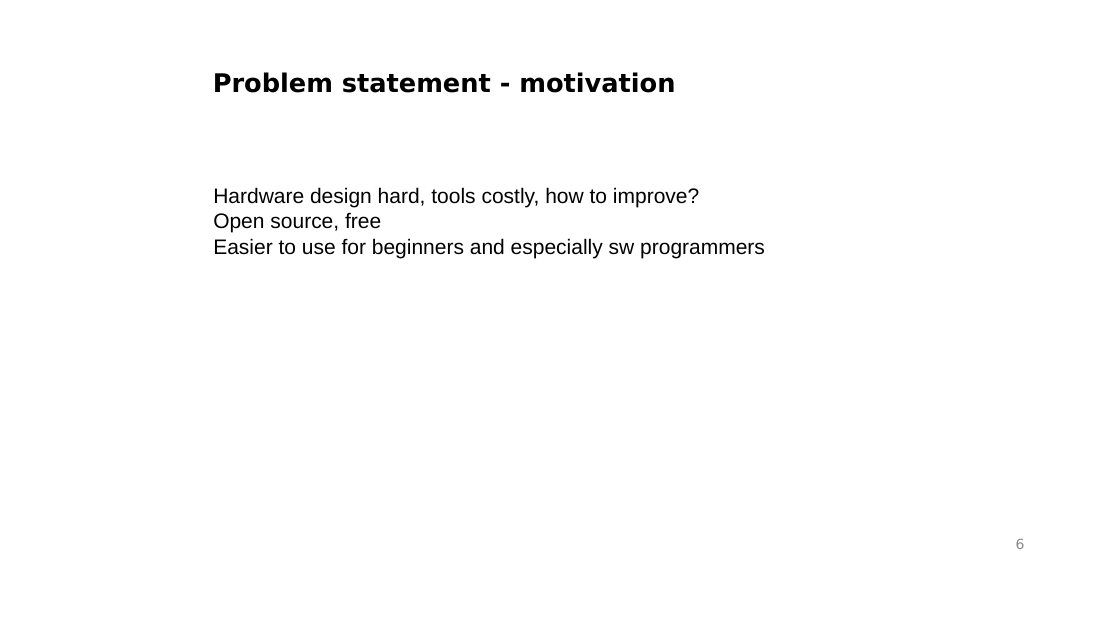
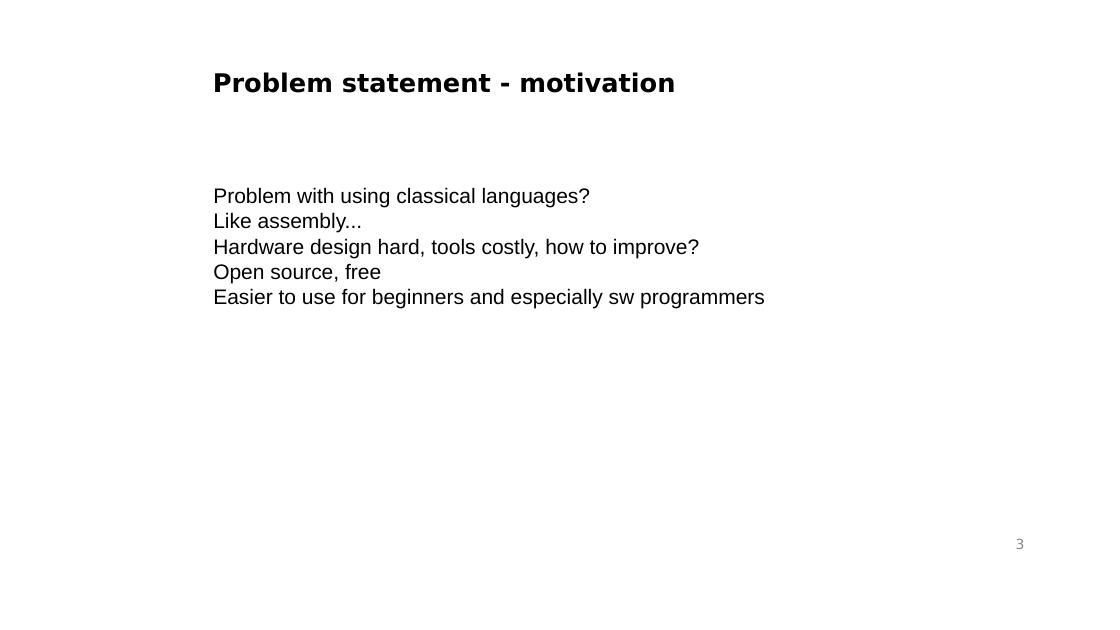
Before and after one commit to gasparka/thesis, a slide deck: slide 3 of presentation.odp (slide 6 before the commit). Drawn at 1120x630 pixels with LibreOffice and Linux fonts; fonts in the diff are those of the drawing; background and template pictures are left out. Boxes give left, top, right and bottom in pixels: in the first picture for what was removed or moved away, otherwise in the second. Text is boxed around its words. In the diff, an @@ line names an element or a change of style, - is before the commit and + after.

```diff
--- a/presentation.odp
+++ b/presentation.odp
@@ text at [213, 187, 591, 233]: paragraphs added @@
+Problem with using classical languages?
+Like assembly...
@@ page number at [1016, 538, 1025, 549]: text changed @@
-6
+3
```
Also in this commit, not shown: 2 other slides changed, 7 slides added, 4 slides removed, 3 other files.
